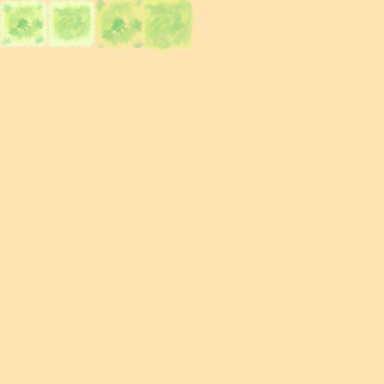
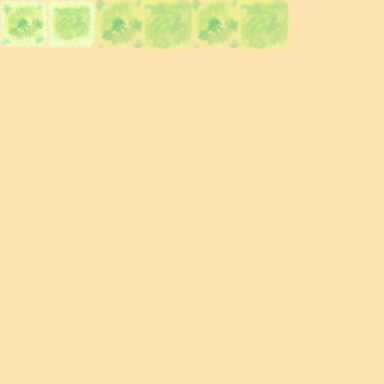
Comparing the layer stacks of the two w=384, h=384 images. Changes:
added group "Copia de Tile4" with 2 layers above "Copia de Tile 3" over [190, 0, 292, 56]
added layer "Capa de pintura 4" (1st of 6, in "Copia de Tile4") in group "Copia de Tile4" over [190, 0, 292, 56]
added layer "Capa de pintura 3" (1st of 6, in "Copia de Tile4") in group "Copia de Tile4" over [190, 0, 292, 56]
added group "Copia de Tile 3" with 2 layers above "Tile4" over [190, 0, 288, 56]
added layer "Capa de pintura 4" (2nd of 6, in "Copia de Tile 3") in group "Copia de Tile 3" over [190, 0, 288, 56]
added layer "Capa de pintura 3" (2nd of 6, in "Copia de Tile 3") in group "Copia de Tile 3" over [190, 0, 288, 56]
